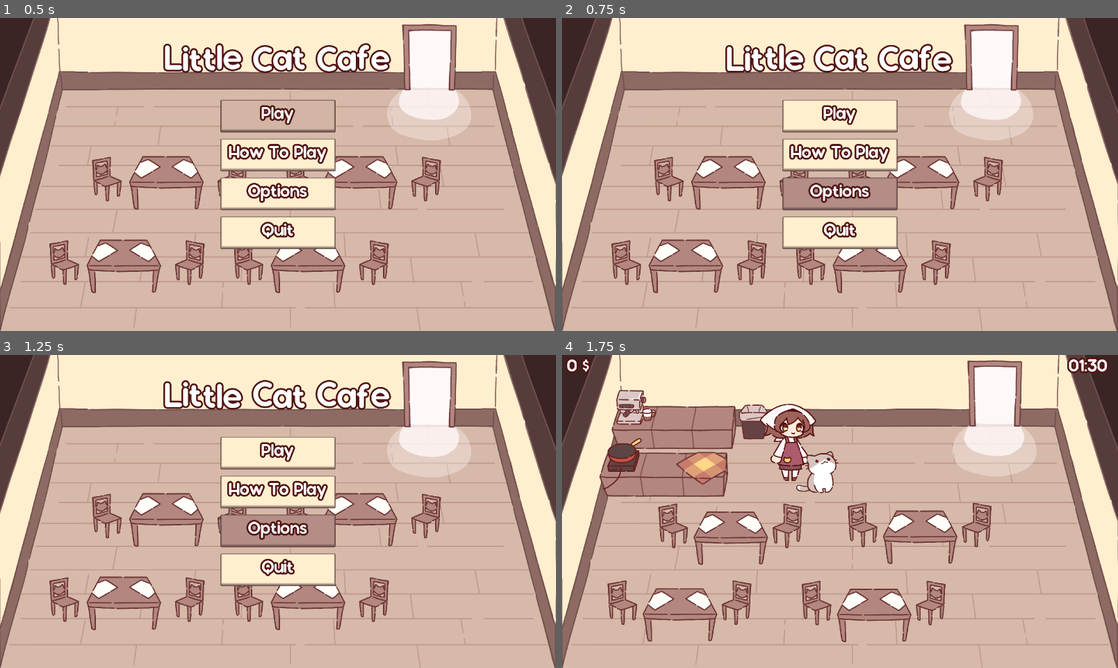
Above: before the commit, frames 1-4 (two rows, left to right).
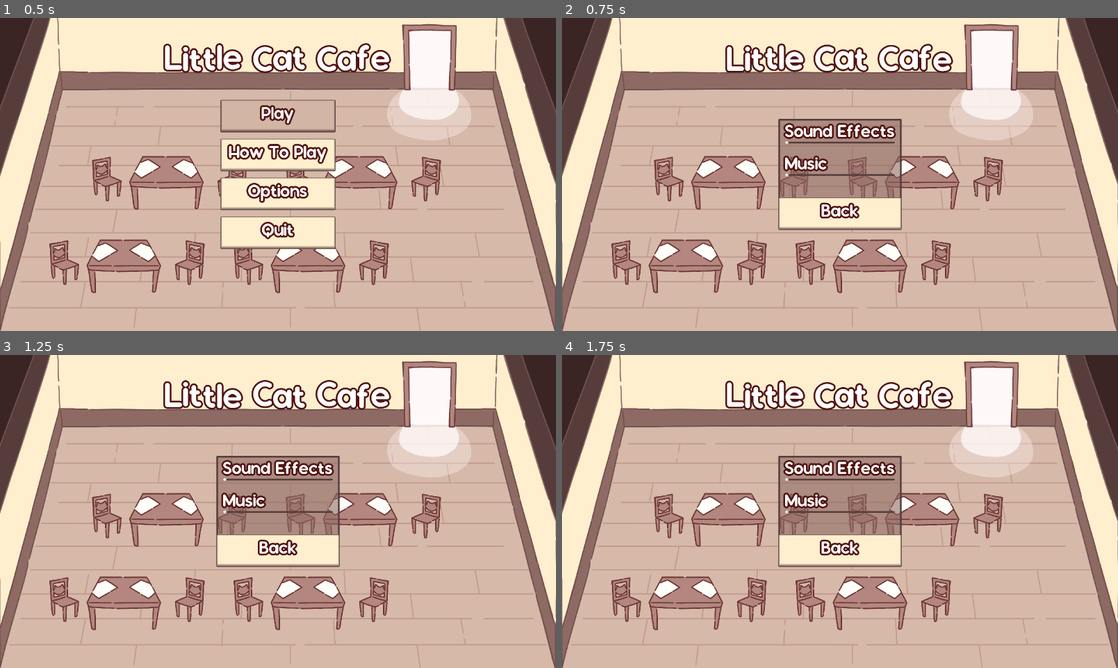
Above: after the commit, the same moments.

Repository: NuTrynity/Little-Cat-Cafe
Game: Godot game, scene res://Nodes/UI/main_menu.tscn
The game is run twice, just before and just after one commit, with the same random seed, the same clock (stepped at 60 frames per second) and the same inputs.
Inputs (mouse positions are in pixels of both pictures, inside the frame that each line leads up to):
- Up to frame 1 (0.5 s): no input
- Up to frame 2 (0.75 s): click "Options" at 0.5 s
- Up to frame 3 (1.25 s): no input
- Up to frame 4 (1.75 s): click (840, 452) at 1.25 s, where only the run before the commit has a clickable "Play"

Frame 1 is identical in both runs. In frame 2, 8.7% of the frame differs, in the area x 38-62%, y 26-74%; in frame 3, 8.7%; in frame 4, 28%, in the area x 0-99%, y 0-92%.

Commit message:
forgot the main menu options

Diff:
--- a/Nodes/UI/main_menu.tscn
+++ b/Nodes/UI/main_menu.tscn
@@ -220,6 +220,7 @@
 
 [connection signal="pressed" from="CenterContainer/Buttons/Play" to="." method="_on_play_pressed"]
 [connection signal="pressed" from="CenterContainer/Buttons/HowToPlay" to="." method="_on_how_to_play_pressed"]
+[connection signal="pressed" from="CenterContainer/Buttons/Options" to="." method="_on_options_pressed"]
 [connection signal="pressed" from="CenterContainer/Buttons/Quit" to="." method="_on_quit_pressed"]
 [connection signal="pressed" from="CenterContainer/Confirmation/Container/Buttons/Yes" to="." method="_on_yes_pressed"]
 [connection signal="pressed" from="CenterContainer/Confirmation/Container/Buttons/No" to="." method="_on_no_pressed"]
--- a/Scripts/UIScripts/main_menu.gd
+++ b/Scripts/UIScripts/main_menu.gd
@@ -2,16 +2,25 @@
 
 @onready var main_menu_bg = preload("res://Assets/Music/Main Menu.wav")
 @onready var main_menu_stream = $MainMenuMusic
+@onready var options_menu = $CenterContainer/OptionsMenu
 
 func _ready():
 	$CenterContainer/Buttons/Play.grab_focus()
+	options_menu.back.connect(_show_menu)
 	main_menu_stream.play()
+
+func _show_menu():
+	$CenterContainer/Buttons.show()
 
 func _on_play_pressed():
 	get_tree().change_scene_to_file("res://scene_0.tscn")
 
 func _on_how_to_play_pressed():
 	pass # Replace with function body.
+
+func _on_options_pressed():
+	$CenterContainer/Buttons.hide()
+	$CenterContainer/OptionsMenu.show()
 
 func _on_quit_pressed():
 	$CenterContainer/Confirmation/Container/Buttons/No.grab_focus()
